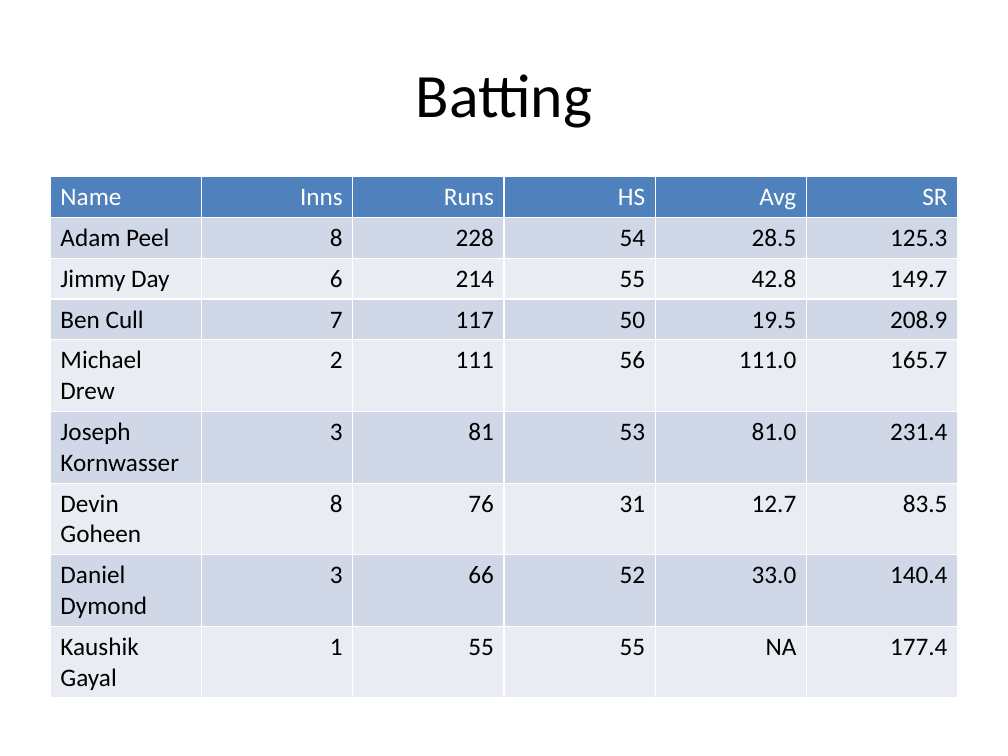
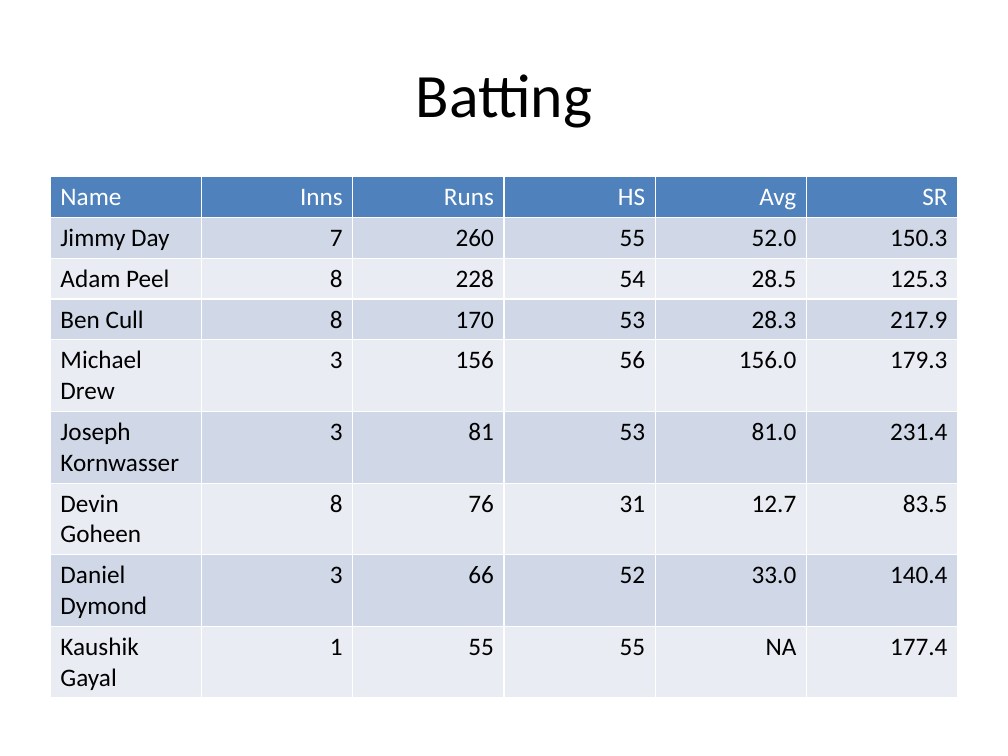
Before and after one commit to jimmyday12/nutty-cuckoo-super-kings, a slide deck: slide 7 of docs/presentations/preso-summer-2021.pptx. Drawn at 1008x756 pixels with LibreOffice and Linux fonts; fonts in the diff are those of the drawing. Boxes give left, top, right and bottom in pixels: in the first picture for what was removed or moved away, otherwise in the second. Text is boxed around its words. In the diff, an @@ line names an element or a change of style, - is before the commit and + after.

```diff
--- a/docs/presentations/preso-summer-2021.pptx
+++ b/docs/presentations/preso-summer-2021.pptx
@@ table at (50, 176, 958, 694) @@
+row 2: Jimmy Day | 7 | 260 | 55 | 52.0 | 150.3
-row 3: Jimmy Day | 6 | 214 | 55 | 42.8 | 149.7
-row 4: Ben Cull | 7 | 117 | 50 | 19.5 | 208.9
-row 5: Michael Drew | 2 | 111 | 56 | 111.0 | 165.7
+row 4: Ben Cull | 8 | 170 | 53 | 28.3 | 217.9
+row 5: Michael Drew | 3 | 156 | 56 | 156.0 | 179.3
```
Also in this commit, not shown: 2 other slides changed, 3 slides added, 17 other files.
